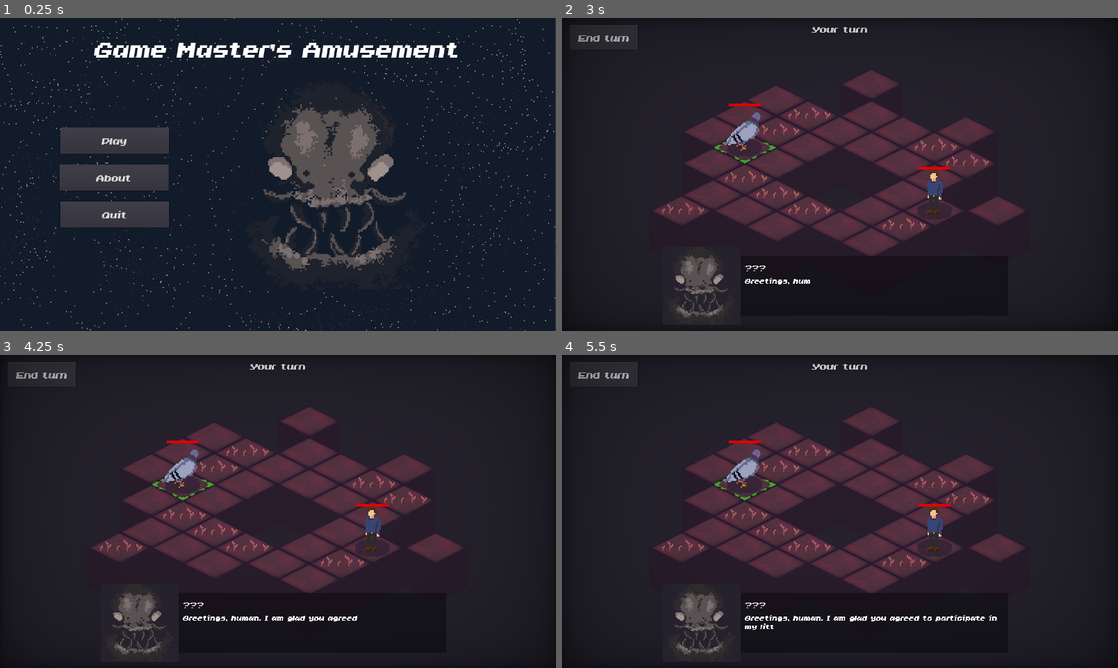
Above: before the commit, frames 1-4 (two rows, left to right).
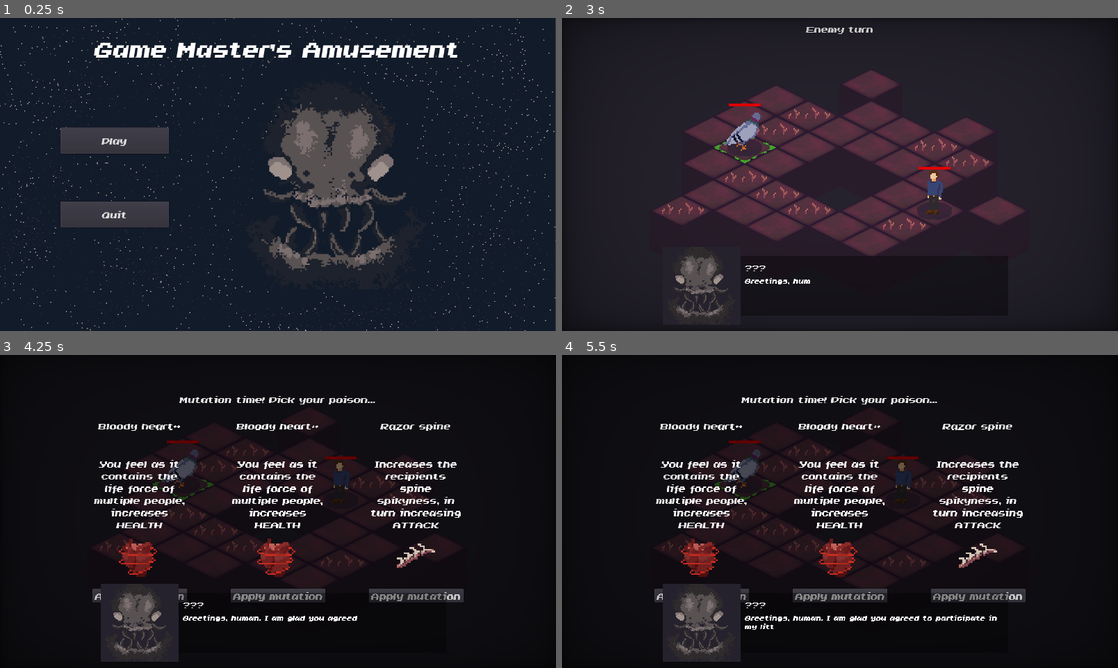
Above: after the commit, the same moments.

Repository: RokasPuzonas/infoshow22-gamejam
Game: Godot game, scene res://MainMenu.tscn
Same seed, same stepped clock (60 frames per second), same inputs: the game is played once before the commit and once after it.
Inputs (mouse positions are in pixels of both pictures, inside the frame that each line leads up to):
- Up to frame 1 (0.25 s): no input
- Up to frame 2 (3 s): click (678, 177) at 0.5 s, where only the run before the commit has a clickable "About"; click "Play" at 1.25 s; click "Play" at 2 s; click "End turn" at 2.75 s
- Up to frame 3 (4.25 s): click (44, 373) at 3.5 s, where only the run before the commit has a clickable "End turn"
- Up to frame 4 (5.5 s): click (701, 596) at 4.25 s, where only the run after the commit has a clickable "Apply mutation"; click (701, 596) at 5 s, where only the run after the commit has a clickable "Apply mutation"

The runs differ from the first frame. In frame 1, 1.6% of the frame differs, in the area x 10-31%, y 46-56%; in frame 2, 0.2%; in frame 3, 24%, in the area x 1-84%, y 2-80%; in frame 4, 24%.

Commit message:
fix: add viggentte

Diff:
--- a/MainMenu.tscn
+++ b/MainMenu.tscn
@@ -76,17 +76,6 @@
 text = "Play"
 script = ExtResource( 4 )
 
-[node name="About" parent="TextureRect/Panel/Center/Buttons" instance=ExtResource( 1 )]
-anchor_left = 0.0
-anchor_top = 0.0
-anchor_right = 0.0
-anchor_bottom = 0.0
-margin_left = -1.0
-margin_top = 235.0
-margin_right = 249.0
-margin_bottom = 295.0
-text = "About"
-
 [node name="Quit" parent="TextureRect/Panel/Center/Buttons" instance=ExtResource( 1 )]
 anchor_left = 0.0
 anchor_top = 0.0
--- a/levels/BaseLevel.tscn
+++ b/levels/BaseLevel.tscn
@@ -142,6 +142,7 @@
 material = SubResource( 5 )
 anchor_right = 1.0
 anchor_bottom = 1.0
+mouse_filter = 2
 __meta__ = {
 "_edit_use_anchors_": false
 }
--- a/levels/Level4.tscn
+++ b/levels/Level4.tscn
@@ -170,6 +170,9 @@
 [node name="CanvasLayer" parent="Camera" index="0"]
 follow_viewport_enable = true
 
+[node name="ColorRect" parent="Camera/CanvasLayer" index="0"]
+mouse_filter = 2
+
 [node name="GridMap" parent="World" index="0"]
 data = {
 "cells": PoolIntArray( 0, 0, 1, 1, 0, 1, 2, 0, 1, 3, 0, 1, 4, 0, 1, 5, 0, 1, 6, 0, 1, 65530, 0, 1, 65531, 0, 1, 65532,  …(3185 unchanged characters)…
Not shown, changed: builds/Game Master's Amusement.pck
